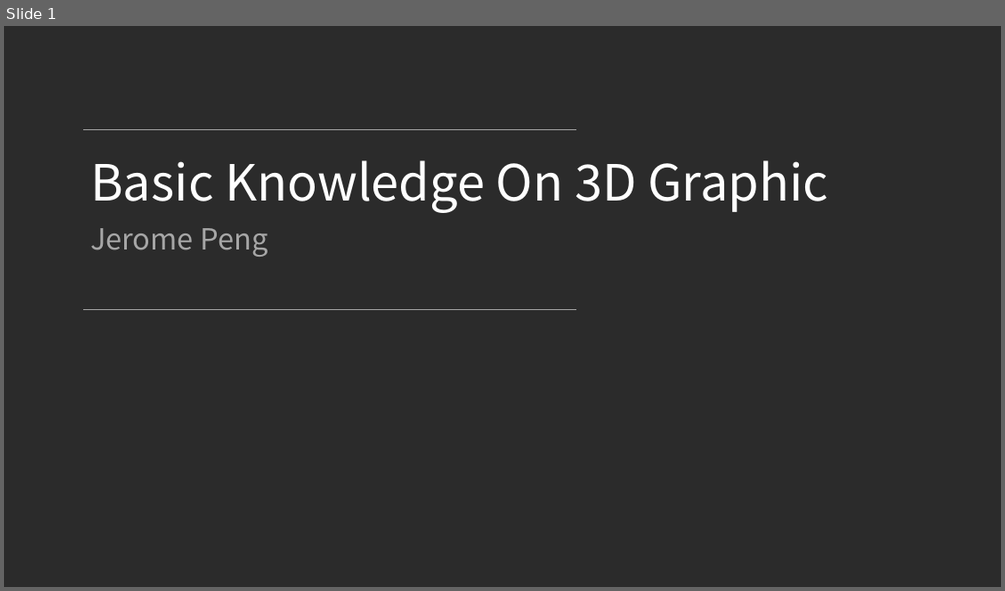
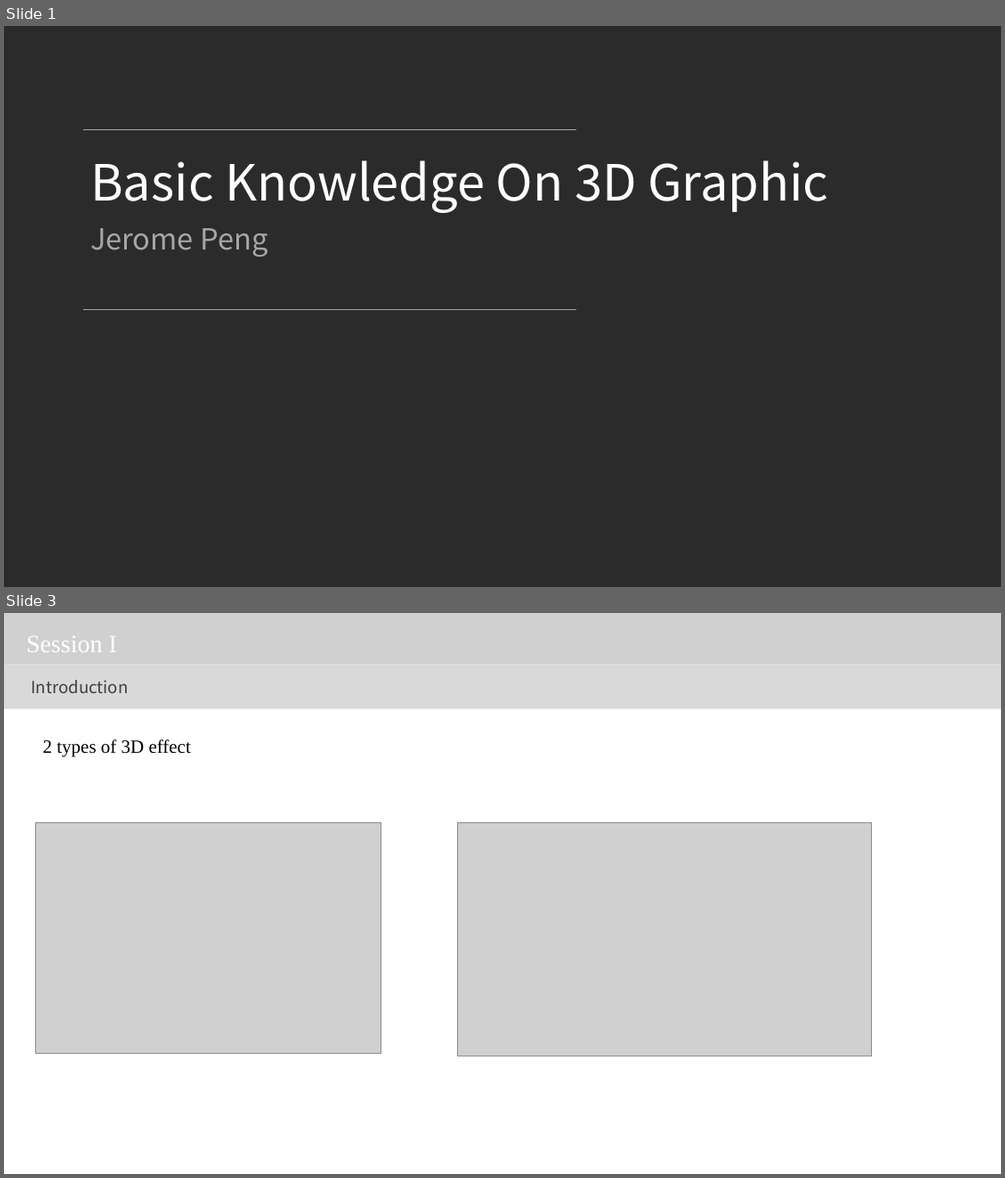
Before and after one commit to jeromepeng/tetris, a slide deck: Doc/3D Graphic.pptx. Shown one above the other, each under a label of ours: slide 1 before the commit, slides 1 and 3 after it; the slides between them are not shown. The pictures are 1005x591 and 1005x1178 pixels, drawn with LibreOffice and Linux fonts; fonts in the diff are those of the drawing; grey boxes stand for pictures; background and template pictures are left out; a plain dark background stands for a picture behind light text. Boxes give left, top, right and bottom in pixels: in the first picture for what was removed or moved away, otherwise in the second. Text is boxed around its words. In the diff, an @@ line names an element or a change of style, - is before the commit and + after.

```diff
--- a/Doc/3D Graphic.pptx
+++ b/Doc/3D Graphic.pptx
@@ slide 3 added at [4,613,1001,1174], background picture (left out) @@
@@ picture added at [4,613,1001,664] @@
@@ text added at [26,636,117,652], 24 pt, text #FFFFFF @@
+Session I
@@ rectangle added at [4,664,1001,709], fill #D9D9D9 @@
@@ text added at [31,680,128,693], 16 pt, text #404040 @@
+Introduction
@@ text added at [43,739,191,756], 18 pt, text #000000 @@
+2 types of 3D effect
@@ picture added at [35,823,380,1054] @@
@@ picture added at [457,823,872,1056] @@
```
Also in this commit, not shown: 1 slide changed, 8 other slides added, 6 slides removed, 9 other files.
